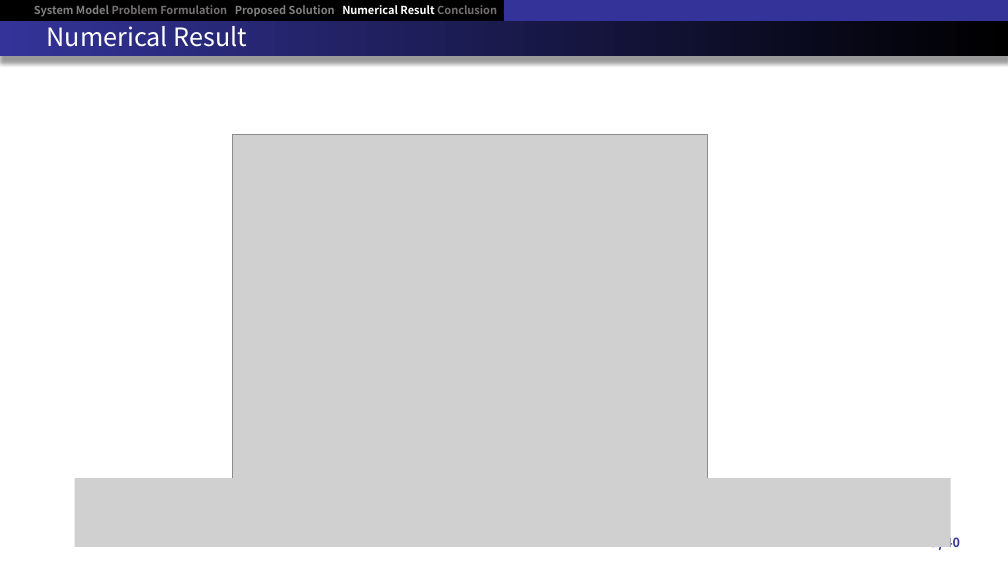
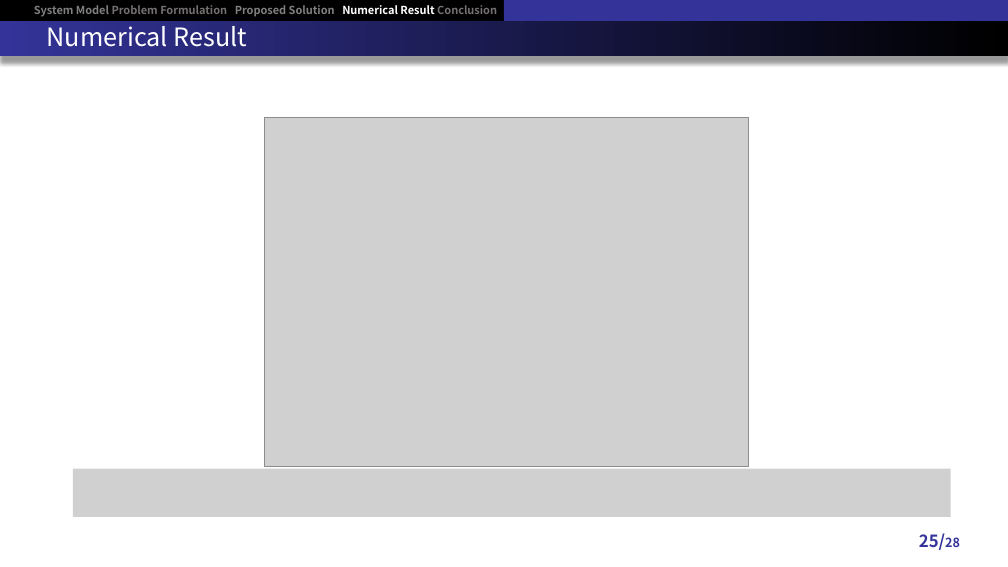
Before and after one commit to RefatHanbat/Presentation-of-SDM, a slide deck: slide 25 of New Problem/Thesis Defense slide.pptx. Drawn at 1008x567 pixels with LibreOffice and Linux fonts; fonts in the diff are those of the drawing; grey boxes stand for pictures. Boxes give left, top, right and bottom in pixels: in the first picture for what was removed or moved away, otherwise in the second. Text is boxed around its words. In the diff, an @@ line names an element or a change of style, - is before the commit and + after.

```diff
--- a/New Problem/Thesis Defense slide.pptx
+++ b/New Problem/Thesis Defense slide.pptx
@@ picture: place and size @@
-picture at box(232, 135, 708, 479)
+picture at box(265, 117, 749, 467)
@@ picture: place and size @@
-picture at box(75, 478, 951, 547)
+picture at box(73, 469, 951, 517)
@@ page number at box(919, 533, 960, 550): text changed @@
-25/40
+25/28
```
Also in this commit, not shown: 7 other slides changed, 24 slides removed, 1 other file.
